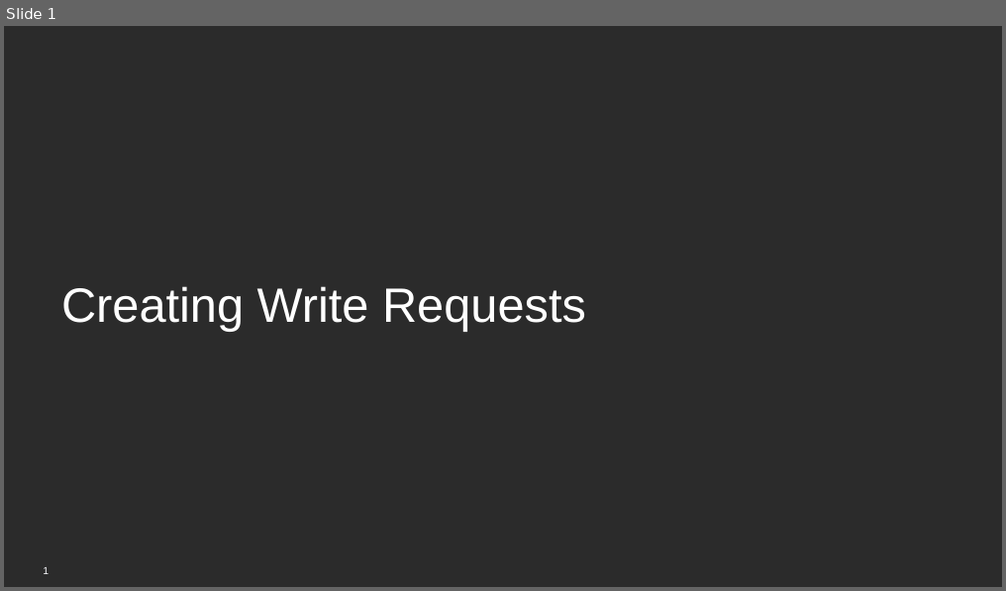
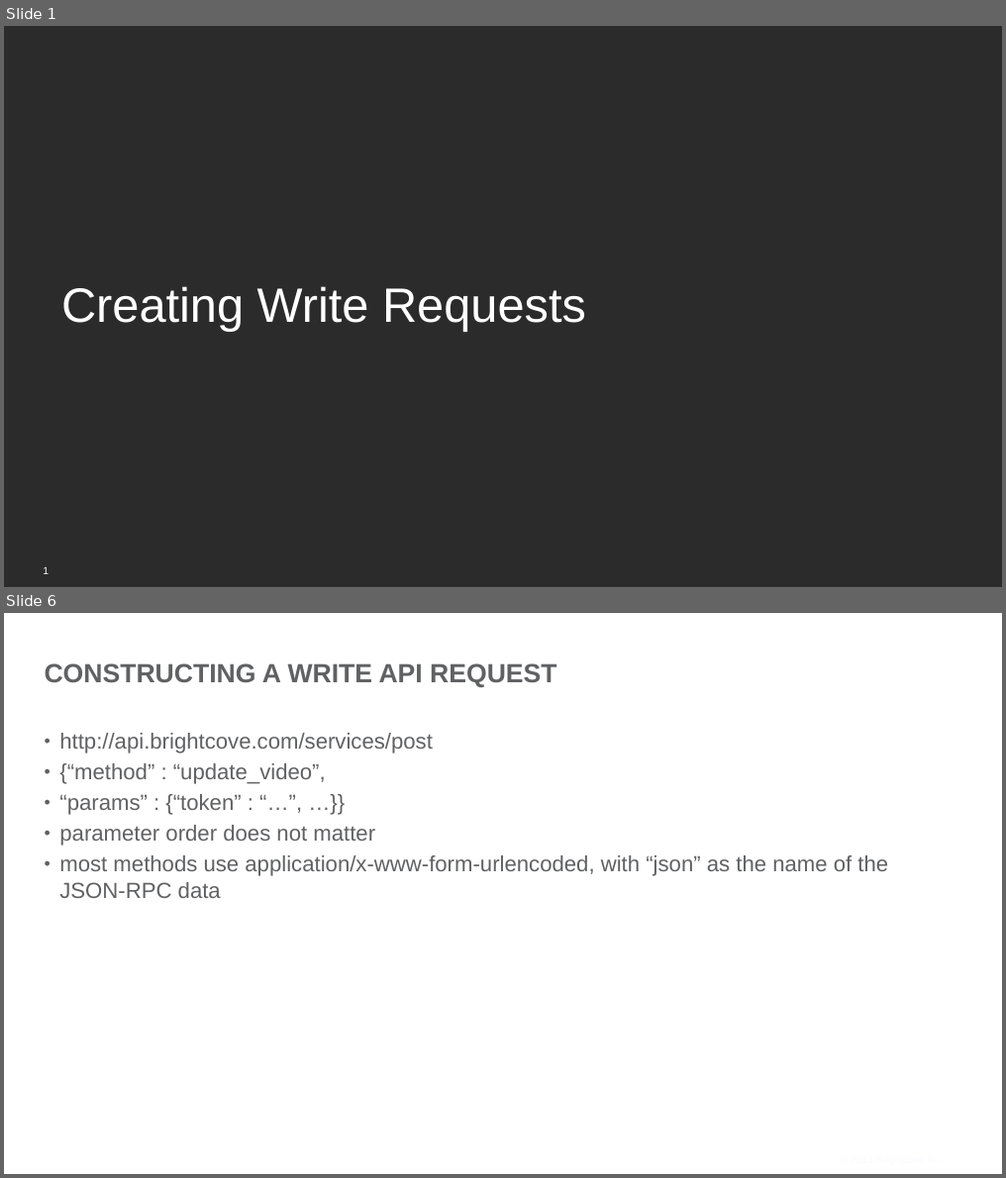
Before and after one commit to BrightcoveLearning/VideoCloudMediaAPI, a slide deck: VideoSessionsMaterials/creating-write-requests.pptx. Shown one above the other, each under a label of ours: slide 1 before the commit, slides 1 and 6 after it; the slides between them are not shown. The pictures are 1006x591 and 1006x1178 pixels, drawn with LibreOffice and Linux fonts; fonts in the diff are those of the drawing; background and template pictures are left out; a plain dark background stands for a picture behind light text. Boxes give left, top, right and bottom in pixels: in the first picture for what was removed or moved away, otherwise in the second. Text is boxed around its words. In the diff, an @@ line names an element or a change of style, - is before the commit and + after.

Commit message:
Changes to PPTs for video recordings

```diff
--- a/VideoSessionsMaterials/creating-write-requests.pptx
+++ b/VideoSessionsMaterials/creating-write-requests.pptx
@@ slide 6 added at [4, 613, 1002, 1174], background picture (left out) @@
@@ title added at [45, 663, 556, 687], 36 pt, text #606163, bold @@
+CONSTRUCTING A WRITE API REQUEST
@@ text added at [59, 733, 888, 898], 30 pt, text #606163 @@
+• http://api.brightcove.com/services/post
+• {“method” : “update_video”,
+• “params” : {“token” : “…”, …}}
+• parameter order does not matter
+• most methods use application/x-www-form-urlencoded, with “json” as the name of the JSON-RPC data
@@ text added at [835, 1152, 949, 1169], 14 pt, text #FBFCFF @@
+© 2013 Brightcove Inc.
```
Also in this commit, not shown: 6 other slides added, 16 other files.
